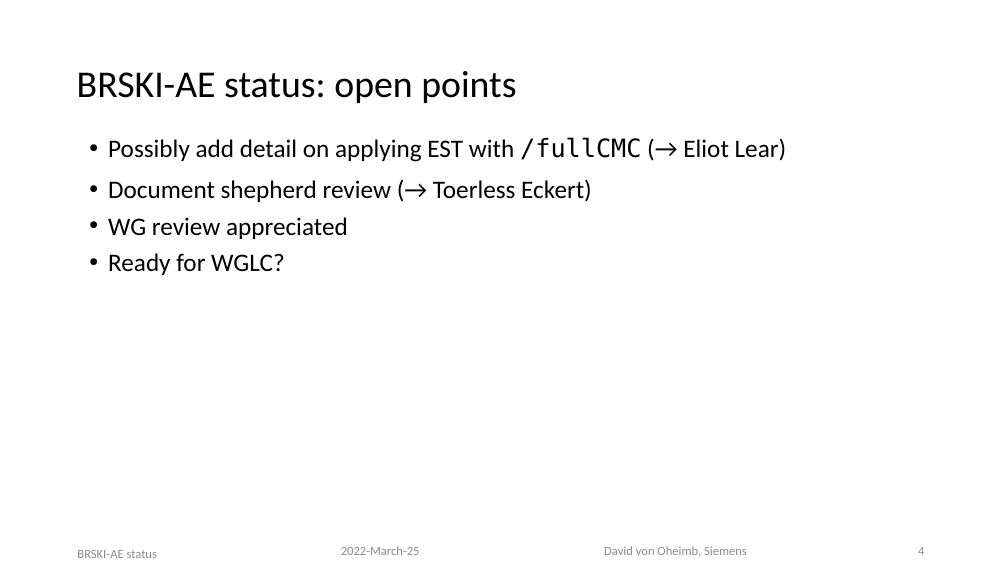
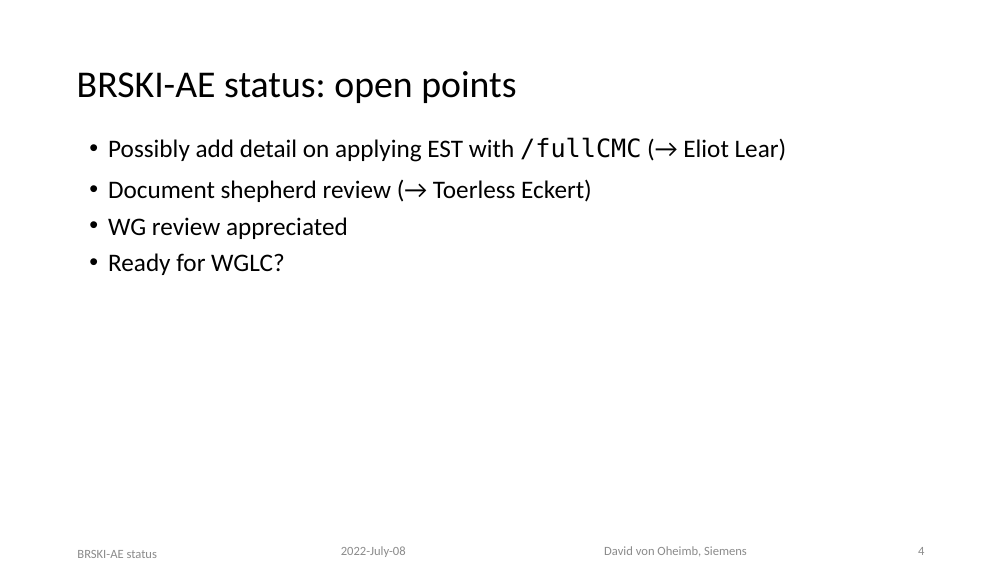
Before and after one commit to anima-wg/anima-brski-ae, a slide deck: slide 4 of presentations/slides-114-BRSKI-AE.pptx. Drawn at 1008x567 pixels with LibreOffice and Linux fonts; fonts in the diff are those of the drawing. Boxes give left, top, right and bottom in pixels: in the first picture for what was removed or moved away, otherwise in the second. Text is boxed around its words. In the diff, an @@ line names an element or a change of style, - is before the commit and + after.

```diff
--- a/presentations/slides-114-BRSKI-AE.pptx
+++ b/presentations/slides-114-BRSKI-AE.pptx
@@ text at (x1=341, y1=546, x2=406, y2=557): text changed @@
-2022-March-25
+2022-July-08
```
Also in this commit, not shown: 2 other slides changed.
